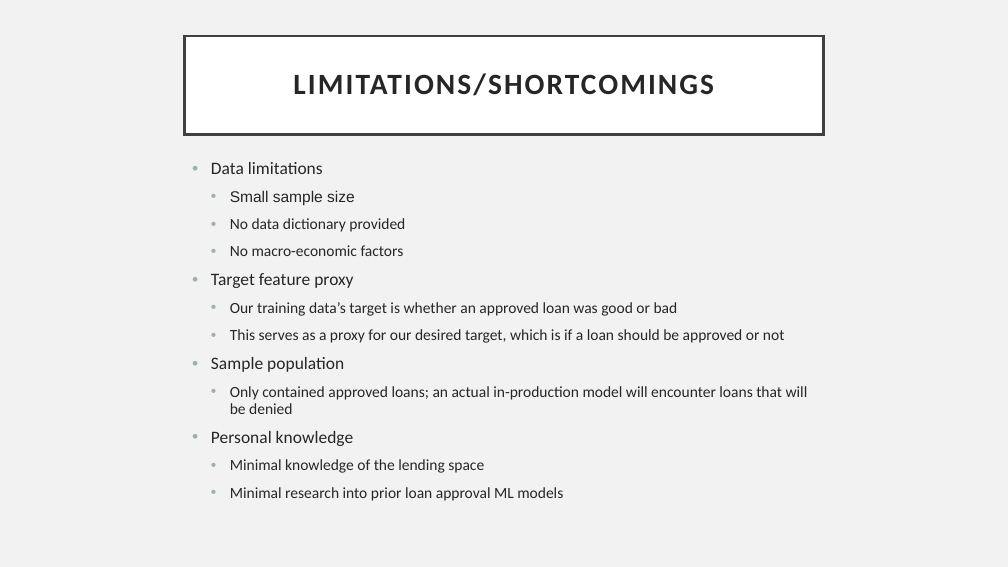
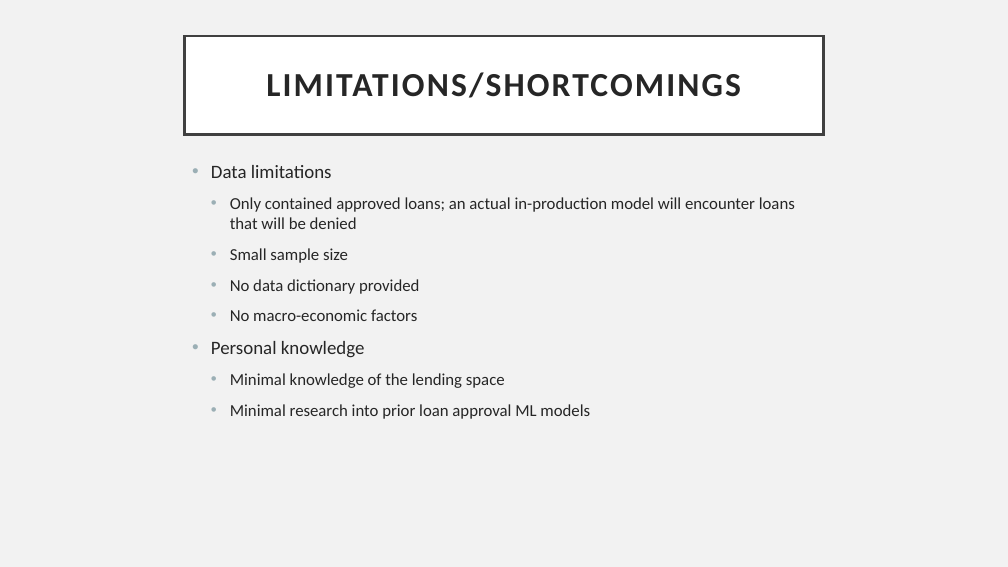
Before and after one commit to jaredandrews97/Sample-Project-BlastPoint, a slide deck: slide 18 of report/Blastpoint Presentation.pptx (slide 16 before the commit). Drawn at 1008x567 pixels with LibreOffice and Linux fonts; fonts in the diff are those of the drawing. Boxes give left, top, right and bottom in pixels: in the first picture for what was removed or moved away, otherwise in the second. Text is boxed around its words. In the diff, an @@ line names an element or a change of style, - is before the commit and + after.

```diff
--- a/report/Blastpoint Presentation.pptx
+++ b/report/Blastpoint Presentation.pptx
@@ title "LIMITATIONS/SHORTCOMINGS" at box(185, 36, 823, 135): size 28 to 32 pt @@
@@ text at box(211, 165, 590, 419): size 16.6 to 18 pt in "Data limitations", "Personal knowledge"; size 14.8 to 16 pt in "Small sample size", "No data dictionary provided", "No macro-economic factors", "Minimal knowledge of the lending space" and 1 more places; font Arial to Calibri in "Small sample size"; line spacing 0.9 to 1 @@
@@ text at box(230, 197, 795, 229): paragraph added @@
+  • Only contained approved loans; an actual in-production model will encounter loans that will be denied
@@ text at box(211, 273, 808, 414): paragraphs removed @@
-• Target feature proxy
-  • Our training data’s target is whether an approved loan was good or bad
-  • This serves as a proxy for our desired target, which is if a loan should be approved or not
-• Sample population
-  • Only contained approved loans; an actual in-production model will encounter loans that will be denied
```
Also in this commit, not shown: 13 other slides changed, 4 slides added, 1 slide removed, 2 other files.
